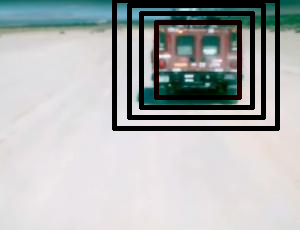
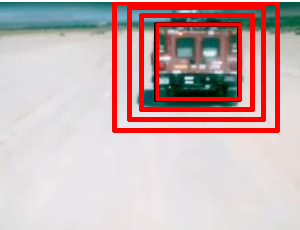
Layered file, before and after one edit (300x230). Changes by layer:
added layer "Camada colada" above "400.jpg" over (x1=155, y1=22, x2=242, y2=101)
painted on "400.jpg" over (x1=0, y1=0, x2=300, y2=226)
